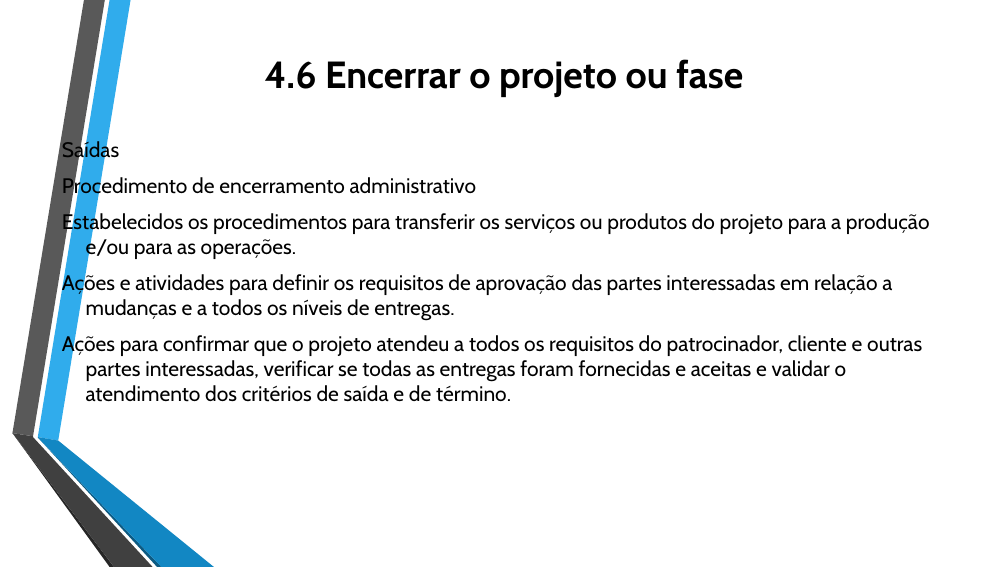
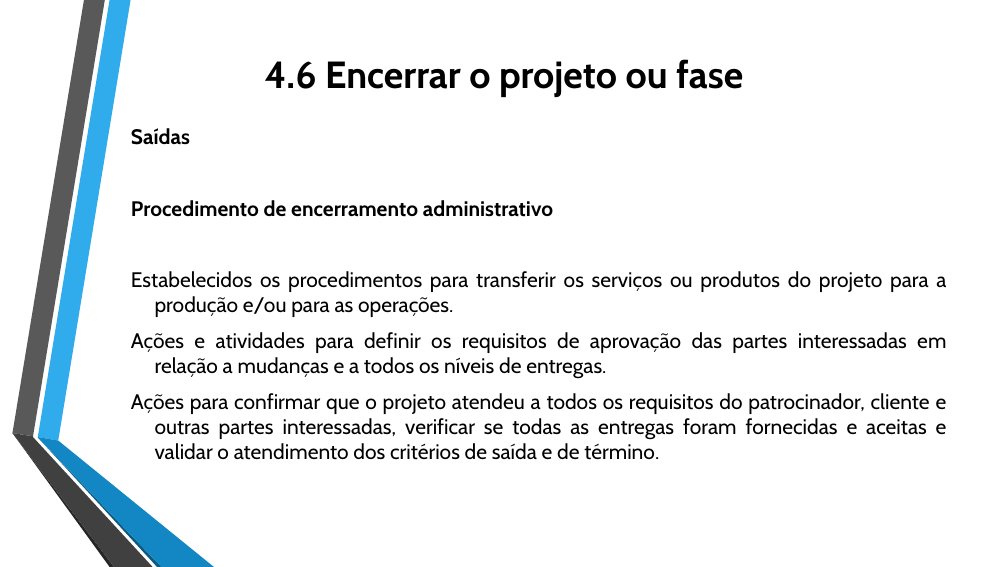
Before and after one commit to jharbes/ADMINISTRACAO-DE-REDES, a slide deck: slide 46 of RELATORIO PROVA P2/relatorio-pmbok-capitulo4-jharbes.pptx. Drawn at 1008x567 pixels with LibreOffice and Linux fonts; fonts in the diff are those of the drawing. Boxes give left, top, right and bottom in pixels: in the first picture for what was removed or moved away, otherwise in the second. Text is boxed around its words. In the diff, an @@ line names an element or a change of style, - is before the commit and + after.

```diff
--- a/RELATORIO PROVA P2/relatorio-pmbok-capitulo4-jharbes.pptx
+++ b/RELATORIO PROVA P2/relatorio-pmbok-capitulo4-jharbes.pptx
@@ text "Saídas": place and size @@
-text "Saídas" at box(62, 140, 930, 402)
+text "Saídas" at box(131, 128, 947, 460)
@@ text "Saídas" at box(131, 128, 947, 460): bold on in "Saídas", "Procedimento de encerramento administrativo"; alignment left to justified @@
```
Also in this commit, not shown: 7 other slides changed.
